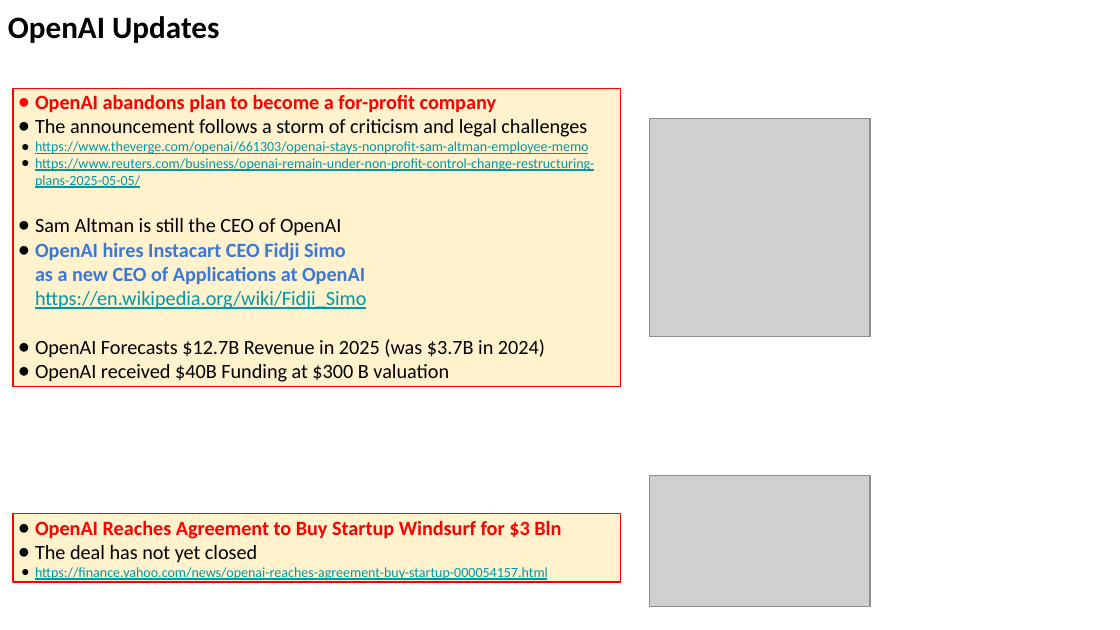
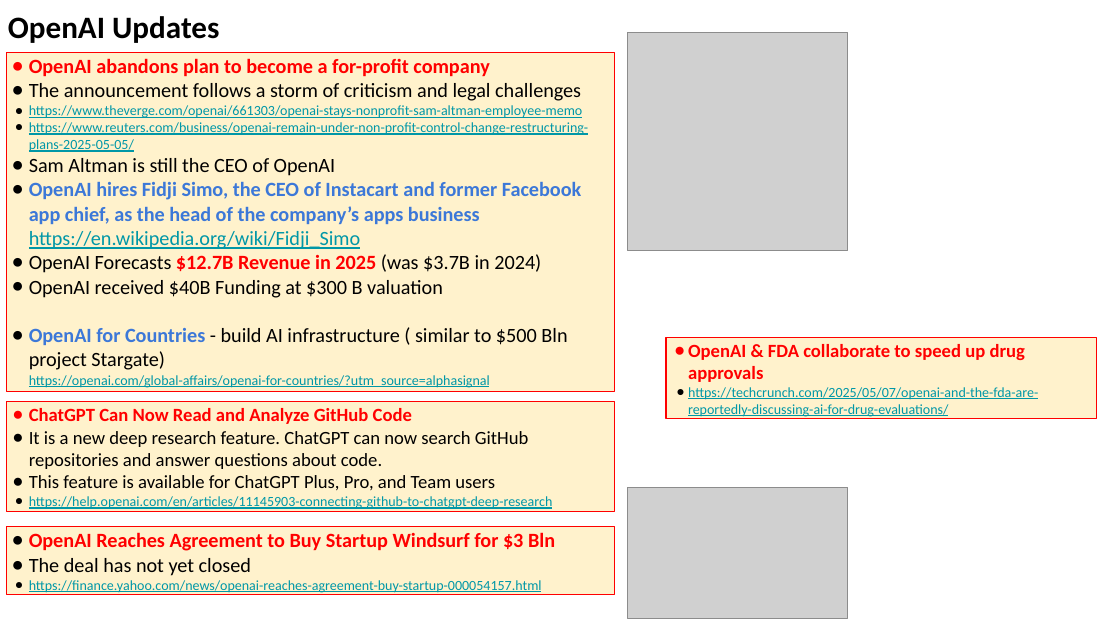
Before and after one commit to lselector/seminar, a slide deck: slide 7 of 2025/2025-05-09-AI-Updates.pptx. Drawn at 1120x630 pixels with LibreOffice and Linux fonts; fonts in the diff are those of the drawing; grey boxes stand for pictures. Boxes give left, top, right and bottom in pixels: in the first picture for what was removed or moved away, otherwise in the second. Text is boxed around its words. In the diff, an @@ line names an element or a change of style, - is before the commit and + after.

```diff
--- a/2025/2025-05-09-AI-Updates.pptx
+++ b/2025/2025-05-09-AI-Updates.pptx
@@ rectangle "OpenAI abandons plan to become ...": place and size @@
-rectangle "OpenAI abandons plan to become ..." at bbox=[13, 88, 622, 386]
+rectangle "OpenAI abandons plan to become ..." at bbox=[7, 53, 615, 392]
@@ picture: place and size @@
-picture at bbox=[650, 119, 870, 337]
+picture at bbox=[627, 32, 848, 251]
@@ text in rectangle at bbox=[29, 182, 581, 249]: text changed @@
-● OpenAI hires Instacart CEO Fidji Simo
-  as a new CEO of Applications at OpenAI
-  https://en.wikipedia.org/wiki/Fidji_Simo
+● OpenAI hires Fidji Simo, the CEO of Instacart and former Facebook app chief, as the head of the company’s apps business
+  https://en.wikipedia.org/wiki/Fidji_Simo
@@ text in rectangle at bbox=[29, 254, 541, 273]: text colour #000000 to #FF0000, bold on in "$12.7B Revenue in 2025" @@
@@ text in rectangle at bbox=[29, 328, 567, 388]: paragraph added @@
+● OpenAI for Countries - build AI infrastructure ( similar to $500 Bln project Stargate)
+  https://openai.com/global-affairs/openai-for-countries/?utm_source=alphasignal
@@ rectangle added at bbox=[666, 337, 1096, 419], fill #FFF2CC, outline #FF0000 0.75 pt, 9 pt, text #0097A7, underline @@
+● OpenAI & FDA collaborate to speed up drug approvals
+● https://techcrunch.com/2025/05/07/openai-and-the-fda-are-reportedly-discussing-ai-for-drug-evaluations/
@@ rectangle added at bbox=[7, 402, 615, 512], fill #FFF2CC, outline #FF0000 0.75 pt, 12 pt, text #000000 @@
+● ChatGPT Can Now Read and Analyze GitHub Code
+● It is a new deep research feature. ChatGPT can now search GitHub repositories and answer questions about code.
+● This feature is available for ChatGPT Plus, Pro, and Team users
+● https://help.openai.com/en/articles/11145903-connecting-github-to-chatgpt-deep-research
@@ picture: place and size @@
-picture at bbox=[650, 476, 870, 607]
+picture at bbox=[627, 487, 848, 618]
@@ rectangle "OpenAI Reaches Agreement to Buy ...": place and size @@
-rectangle "OpenAI Reaches Agreement to Buy ..." at bbox=[13, 514, 622, 582]
+rectangle "OpenAI Reaches Agreement to Buy ..." at bbox=[7, 526, 615, 595]
```
Also in this commit, not shown: 3 other slides changed, 4 slides added, 1 slide removed, 1 other file.
